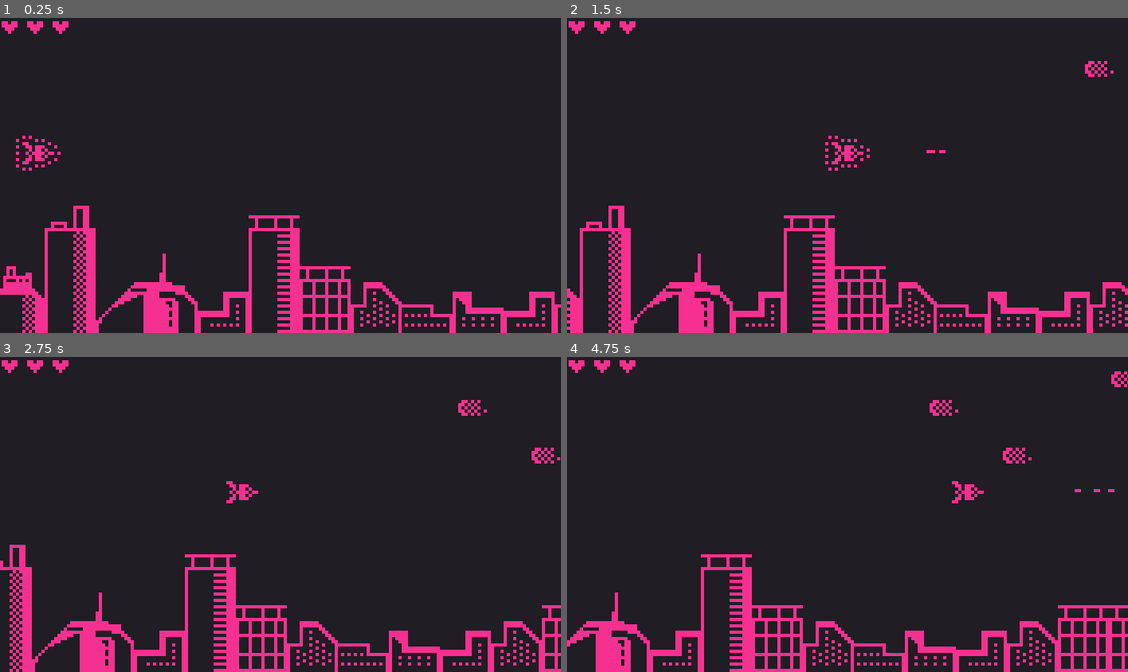
Above: before the commit, frames 1-4 (two rows, left to right).
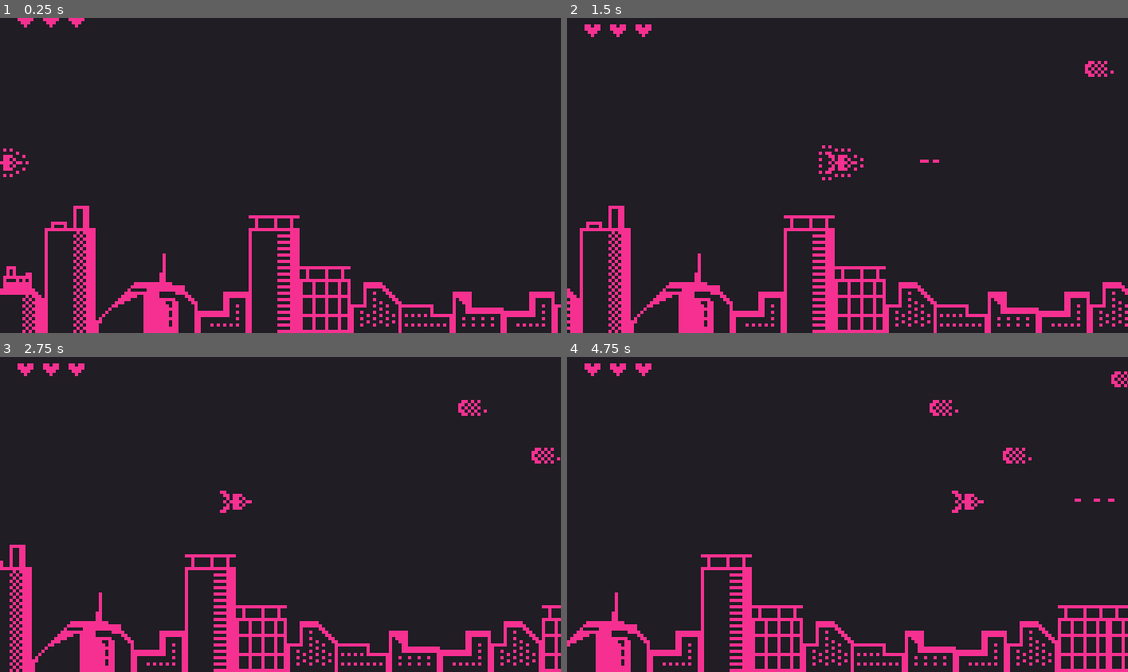
Above: after the commit, the same moments.

Repository: victor-romero-martinez/space-umpact
Game: Godot game, scene res://scenes/main.tscn
Same seed, same stepped clock (60 frames per second), same inputs: the game is played once before the commit and once after it.
Inputs:
- Up to frame 1 (0.25 s): no input
- Up to frame 2 (1.5 s): tap Enter (ui_accept) at 0.5, 0.77 s; hold Right (ui_right) from 0.53 s (still down)
- Up to frame 3 (2.75 s): tap Enter (ui_accept) at 1.52 s; release Right (ui_right) at 2.03 s; hold Left (ui_left) from 2.03 s (still down)
- Up to frame 4 (4.75 s): release Left (ui_left) at 2.78 s; hold Right (ui_right) 2.78-4.28 s; tap Enter (ui_accept) at 3.02, 3.77, 4.52 s; hold Left (ui_left) from 4.28 s (still down)

The runs differ from the first frame. In frame 1, 0.7% of the frame differs, in the area x 0-16%, y 0-51%; in frame 2, 0.8%, in the area x 0-68%, y 1-52%; in frame 3, 0.7%; in frame 4, 0.7%.

Commit message:
update: add animation when entering

Diff:
--- a/scenes/level_1.tscn
+++ b/scenes/level_1.tscn
@@ -18,11 +18,23 @@
 [node name="MapManager" parent="BG" index="0" instance=ExtResource("3_bacip")]
 metadata/_edit_lock_ = true
 
-[node name="HudHealth" parent="Hud" index="0" instance=ExtResource("3_ks5nd")]
-position = Vector2(3, 3)
+[node name="HudHealth" parent="Hud" index="0" node_paths=PackedStringArray("position_in_game") instance=ExtResource("3_ks5nd")]
+position = Vector2(4, -3)
+position_in_game = NodePath("../PlayerHealthPosition")
 metadata/_edit_lock_ = true
 
-[node name="Player" parent="Player" index="0" instance=ExtResource("2_do623")]
+[node name="PlayerHealthPosition" type="Marker2D" parent="Hud" index="1"]
+position = Vector2(4, 4)
+metadata/_edit_lock_ = true
+
+[node name="Player" parent="Player" index="0" node_paths=PackedStringArray("respawn") instance=ExtResource("2_do623")]
+position = Vector2(-14, 41)
+respawn = NodePath("../PlayerRespawn")
+metadata/_edit_lock_ = true
+
+[node name="PlayerRespawn" type="Marker2D" parent="Player" index="1"]
+position = Vector2(4, 41)
+metadata/_edit_lock_ = true
 
 [node name="EnemyManagertest" parent="Enemy" index="0" instance=ExtResource("6_8w0a2")]
 enemies_chunk = Array[PackedScene]([ExtResource("7_h7mse"), ExtResource("8_dcy32"), ExtResource("9_cq6gh"), ExtResource("10_486us")])
--- a/scripts/hud_heart.gd
+++ b/scripts/hud_heart.gd
@@ -3,20 +3,28 @@
 class_name HudHealth
 
 @export var heart_compnent: PackedScene
-@export var initial_position: Vector2 = Vector2(8.0, 0)
+@export var position_in_game: Marker2D
 
 var player_heart = Global.player_heart
 
 
 # Called when the node enters the scene tree for the first time.
 func _ready():
-	if heart_compnent:
+	if heart_compnent and position_in_game:
 		for h in player_heart:
 			var heart = heart_compnent.instantiate()
-			heart.position = initial_position * h #NOTE: (x * i, y * i)
+			heart.position.x = position.x + 8.0 * h
 			add_child(heart)
+		_show_health()
 	else:
-		push_error('PackedScene is missing')
+		push_error('PackedScene or InitialHealthPosition is missing')
+
+
+func _show_health():
+	var t = create_tween()
+	t.tween_property(self, 'position', position_in_game.position, .45)\
+		.set_trans(Tween.TRANS_LINEAR)\
+		.set_ease(Tween.EASE_OUT)
 
 
 func remove_heart():
--- a/scripts/player.gd
+++ b/scripts/player.gd
@@ -8,33 +8,39 @@
 
 @export_group('Bullet Settings')
 @export var bullet_scene: PackedScene
+## how many bullets can shots
 @export var bullet_by_shoot: int = 3
+## how many time wait for the next shooting
 @export var wait_seconds: float = .5
 
 @export_group('Settings')
 @export var speed = 40.0
+@export var respawn: Marker2D
 @export var explotion_scene: PackedScene
 
 @onready var hud_health = $"../../Hud/HudHealth" as HudHealth
 
 var global
-const RESPAWN = Vector2(6, 38)
 var _can_shoot: bool = true
+var _immunity = true
+var _can_move = false
 
 
 func _ready():
 	if not bullet_scene\
-	or not explotion_scene:
+	or not explotion_scene\
+	or not respawn:
 		push_error('Some PackedScene is missing')
 		return
 
 	global = Global
-	global_position = RESPAWN
 	_animation_spawn()
+	_start_combat()
 
 func _physics_process(delta):
-	_move(delta)
-	move_and_slide()
+	if _can_move:
+		_move(delta)
+		move_and_slide()
 
 	#INFO: received damage and restart initioal position
 	if is_on_wall() or is_on_floor():
@@ -48,25 +54,39 @@
 	var direction = Input.get_vector('ui_left', 'ui_right', 'ui_up', 'ui_down')
 	velocity = direction.normalized() * speed
 
-	#WARNING: hace un pequeño movimineto
-	position += velocity * delta
-	position = position.clamp(Vector2.ZERO, (Global.screen_size - Vector2(21.0, 15.0)))
+	if _can_move:
+		# limits movement on the screen
+		#WARNING: hace un pequeño movimineto
+		position += velocity * delta
+		position = position.clamp(Vector2.ZERO, (Global.screen_size - Vector2(21.0, 15.0)))
 
-# apply damage and reset position
+# enter from outside
+func _start_combat():
+	var t = create_tween()
+	t.tween_property(self, 'global_position', respawn.position, .45)\
+		.set_trans(Tween.TRANS_LINEAR)\
+		.set_ease(Tween.EASE_OUT)
+	t.tween_callback(func (): _can_move = true)
+
+
+# apply damage and reset position when not immunity
 func make_boom():
-	_apply_explotion()
-	_animation_spawn()
+	if not _immunity:
+		_apply_explotion()
+		_animation_spawn()
 
-	global_position = RESPAWN
+		global_position = respawn.position
 
-	global.take_damage() #NOTE: base 1
-	hud_health.remove_heart() #NOTE: base index 0
+		global.take_damage() #NOTE: base 1
+		hud_health.remove_heart() #NOTE: base index 0
 
 
 # apply animation
 func _animation_spawn():
+	_immunity = true
 	$AnimatedSprite2D.play('respawn')
 	await get_tree().create_timer(2.0).timeout
+	_immunity = false
 	$AnimatedSprite2D.play('default')
 
 
@@ -94,9 +114,3 @@
 	_can_shoot = false
 	await get_tree().create_timer(wait_seconds).timeout
 	_can_shoot = true
-
-
-#WARNING: don't forget to select Collitions layer
-#func _on_player_hit_box_area_entered(area):
-	#if area is EnemyHitBox or area is BulletHitBox:
-		#make_boom()
--- a/test/test_room.tscn
+++ b/test/test_room.tscn
@@ -10,12 +10,24 @@
 
 [node name="Hud" type="Node2D" parent="."]
 
-[node name="HudHealth" parent="Hud" instance=ExtResource("1_qhkwd")]
-position = Vector2(3, 3)
+[node name="HudHealth" parent="Hud" node_paths=PackedStringArray("position_in_game") instance=ExtResource("1_qhkwd")]
+position = Vector2(4, -3)
+position_in_game = NodePath("../PlayerHealthPosition")
+metadata/_edit_lock_ = true
+
+[node name="PlayerHealthPosition" type="Marker2D" parent="Hud"]
+position = Vector2(4, 4)
 metadata/_edit_lock_ = true
 
 [node name="Player" type="Node2D" parent="."]
 
-[node name="Player" parent="Player" instance=ExtResource("2_b2s5v")]
+[node name="Player" parent="Player" node_paths=PackedStringArray("respawn") instance=ExtResource("2_b2s5v")]
+position = Vector2(-13, 41)
+respawn = NodePath("../PlayerRespawn")
+metadata/_edit_lock_ = true
+
+[node name="PlayerRespawn" type="Marker2D" parent="Player"]
+position = Vector2(4, 41)
+metadata/_edit_lock_ = true
 
 [node name="BossChunk" parent="." instance=ExtResource("4_fsf2b")]
